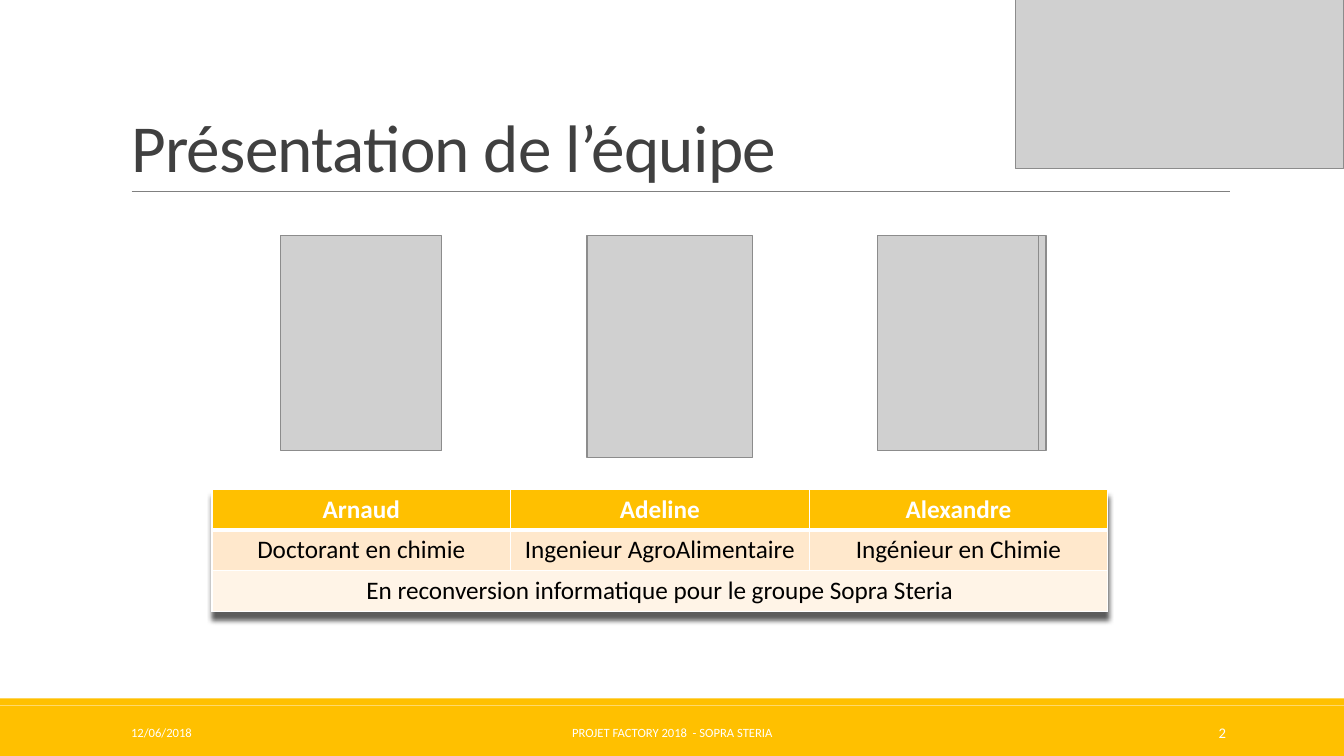
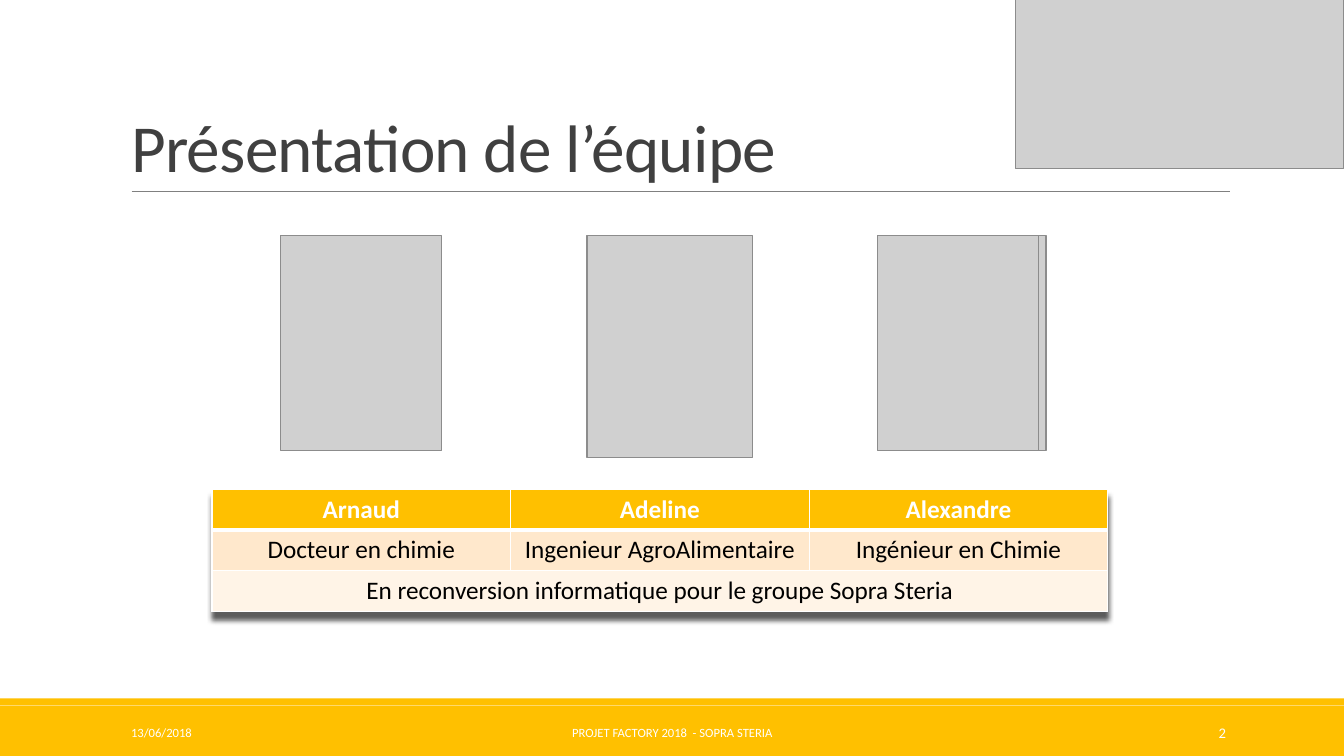
Before and after one commit to Pweting/ProjetFinalAAA, a slide deck: slide 2 of ProjetFinalAAA-Factory.pptx. Drawn at 1344x756 pixels with LibreOffice and Linux fonts; fonts in the diff are those of the drawing; grey boxes stand for pictures. Boxes give left, top, right and bottom in pixels: in the first picture for what was removed or moved away, otherwise in the second. Text is boxed around its words. In the diff, an @@ line names an element or a change of style, - is before the commit and + after.

```diff
--- a/ProjetFinalAAA-Factory.pptx
+++ b/ProjetFinalAAA-Factory.pptx
@@ table at [212, 489, 1107, 612] @@
-row 2, column 1: Doctorant en chimie
+row 2, column 1: Docteur en chimie
@@ text at [131, 728, 192, 738]: text changed @@
-12/06/2018
+13/06/2018
```
Also in this commit, not shown: 30 other slides changed, 3 slides added, 2 slides removed, 3 other files.
